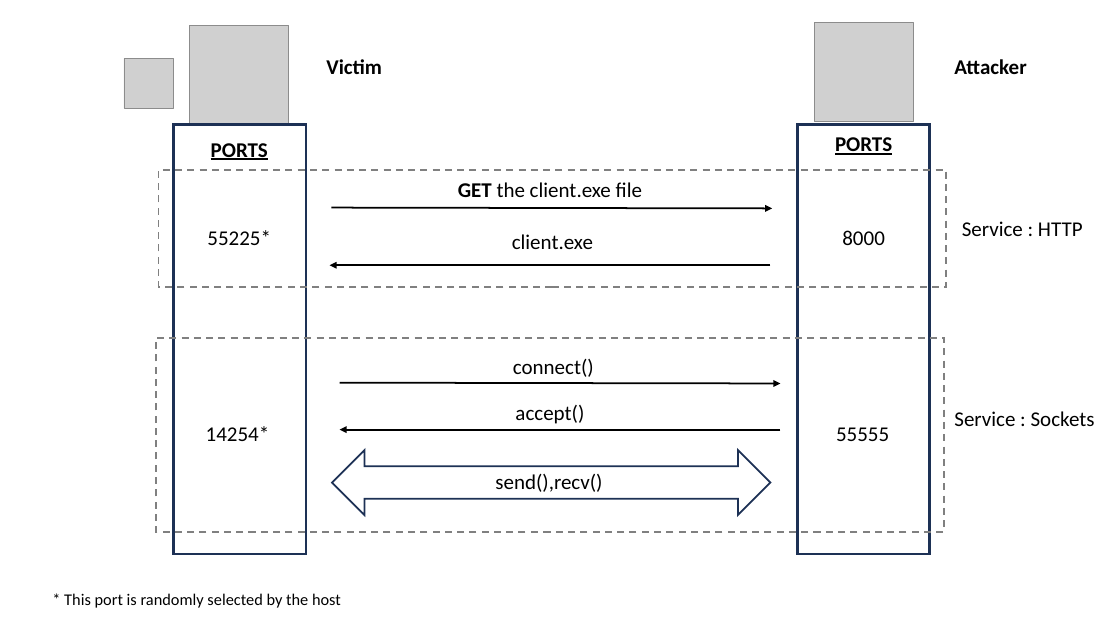
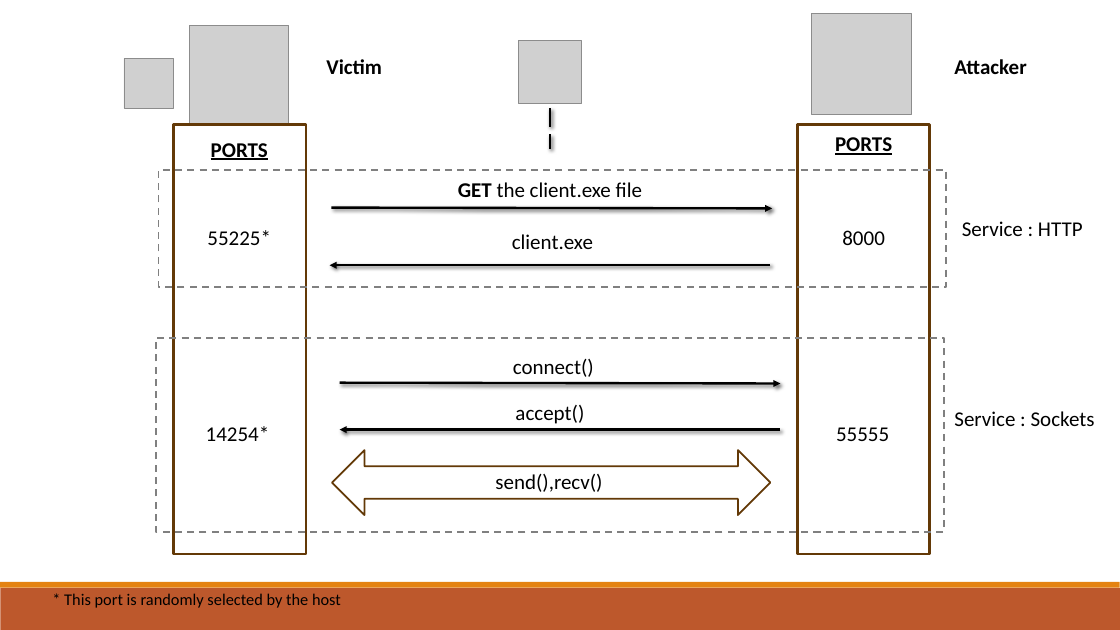
Before and after one commit to vedantbarve/BadUSB, a slide deck: slide 5 of docs/ppt.pptx (slide 3 before the commit). Drawn at 1120x630 pixels with LibreOffice and Linux fonts; fonts in the diff are those of the drawing; grey boxes stand for pictures. Boxes give left, top, right and bottom in pixels: in the first picture for what was removed or moved away, otherwise in the second. Text is boxed around its words. In the diff, an @@ line names an element or a change of style, - is before the commit and + after.

```diff
--- a/docs/ppt.pptx
+++ b/docs/ppt.pptx
@@ picture moved from (x1=814, y1=23, x2=913, y2=122) to (x1=812, y1=13, x2=912, y2=114) @@
@@ picture added at (x1=518, y1=41, x2=581, y2=104) @@
@@ line added from (550, 108) to (550, 149), #000000 2 pt dashed @@
@@ rectangle at (x1=174, y1=124, x2=306, y2=554): outline #1E3256 2.25 pt to #643908 2.25 pt @@
@@ rectangle at (x1=797, y1=124, x2=929, y2=554): outline #1E3256 2.25 pt to #643908 2.25 pt @@
@@ arrow (331, 208) - (772, 208): stroke #000000 1.5 pt to #000000 2 pt @@
@@ arrow (770, 266) - (329, 266): stroke #000000 1.5 pt to #000000 2 pt @@
@@ arrow (339, 383) - (781, 384): stroke #000000 1.5 pt to #000000 2 pt @@
@@ arrow (781, 429) - (339, 429): stroke #000000 1.5 pt to #000000 2 pt @@
@@ left right arrow at (x1=332, y1=450, x2=770, y2=515): outline #1E3256 1.5 pt to #643908 1.5 pt @@
@@ rectangle added at (x1=0, y1=588, x2=1120, y2=630), fill #BD582C @@
@@ rectangle added at (x1=0, y1=582, x2=1120, y2=588), fill #E48312 @@
```
Also in this commit, not shown: 5 slides added, 2 slides removed, 44 other files.
